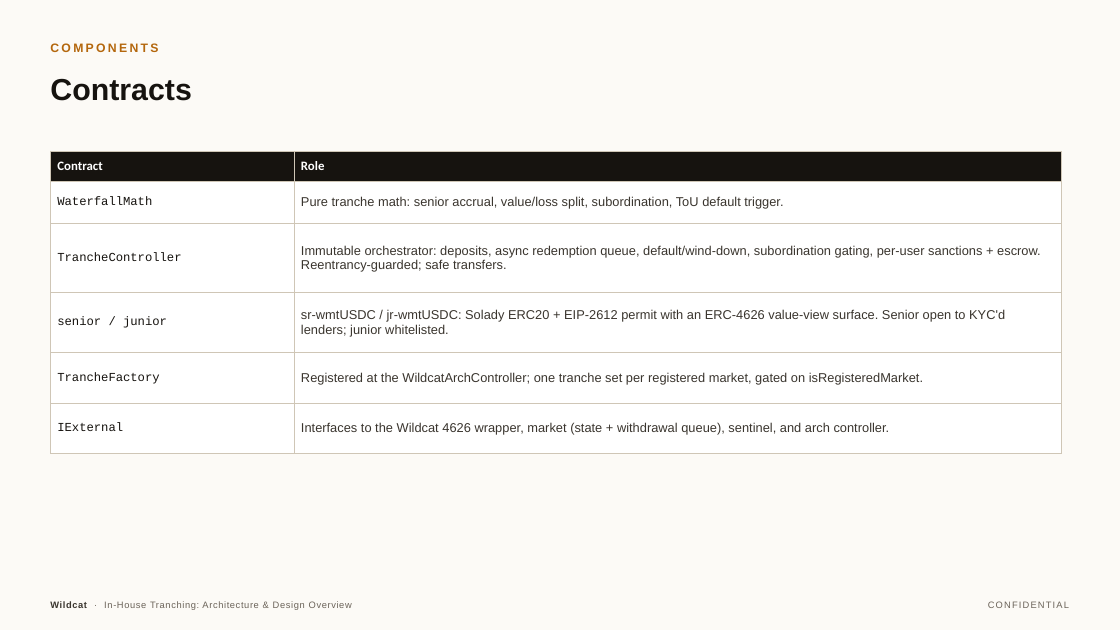
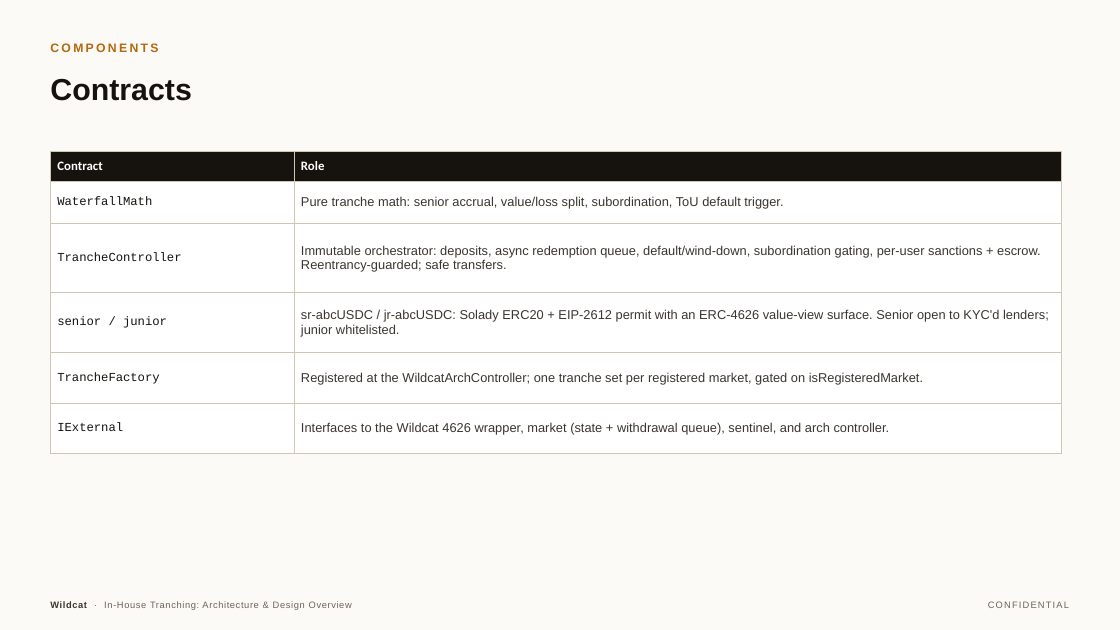
Before and after one commit to wildcat-finance/wildcat-tranching, a slide deck: slide 3 of deck/Wildcat-Tranching-Architecture-Deck.pptx. Drawn at 1120x630 pixels with LibreOffice and Linux fonts; fonts in the diff are those of the drawing. Boxes give left, top, right and bottom in pixels: in the first picture for what was removed or moved away, otherwise in the second. Text is boxed around its words. In the diff, an @@ line names an element or a change of style, - is before the commit and + after.

```diff
--- a/deck/Wildcat-Tranching-Architecture-Deck.pptx
+++ b/deck/Wildcat-Tranching-Architecture-Deck.pptx
@@ table at (50, 151, 1061, 439) @@
-row 4, column 2: sr-wmtUSDC / jr-wmtUSDC: Solady ERC20 + EIP-2612 permit with an ERC-4626 value-view surface. Senior open to KYC'd lenders; junior whitelisted.
+row 4, column 2: sr-abcUSDC / jr-abcUSDC: Solady ERC20 + EIP-2612 permit with an ERC-4626 value-view surface. Senior open to KYC'd lenders; junior whitelisted.
```
Also in this commit, not shown: 4 other slides changed, 15 other files.
